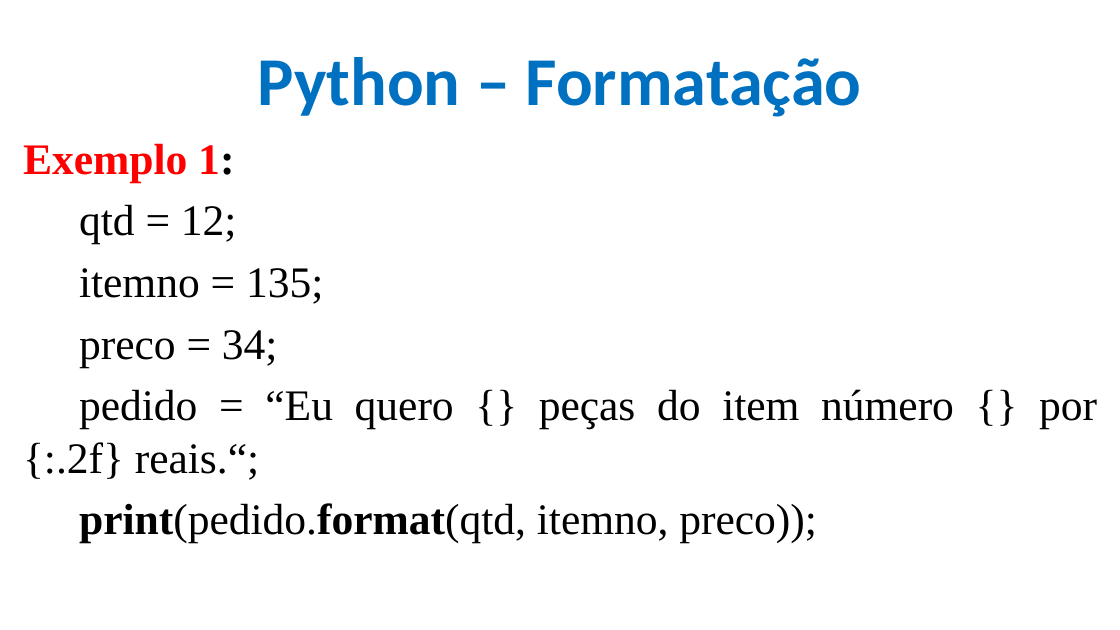
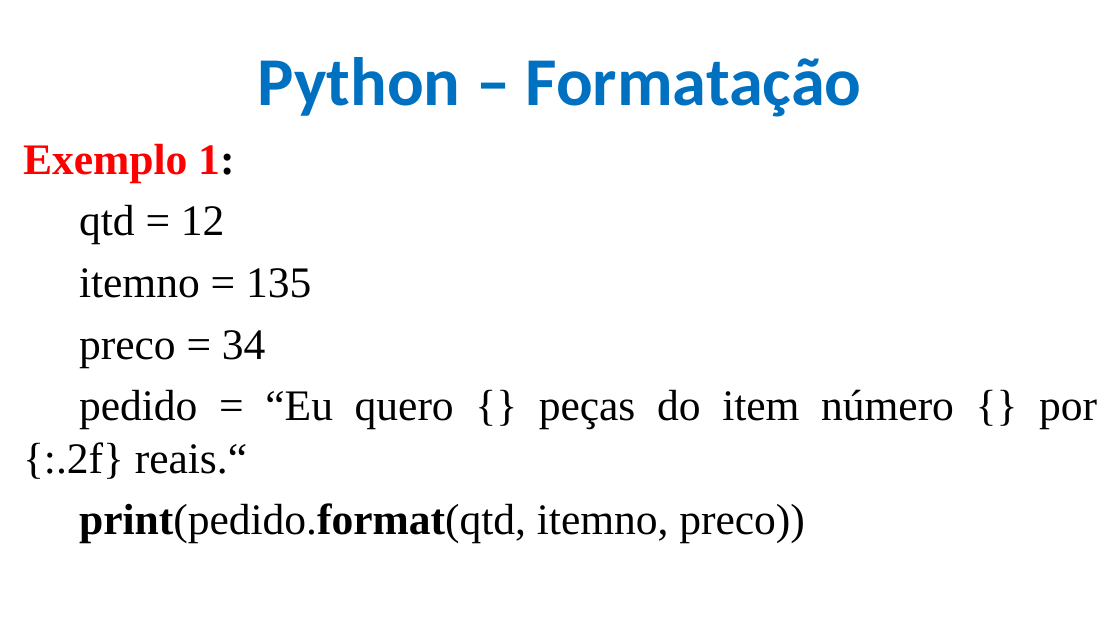
Before and after one commit to CloudEducationBrazil/WydenPythonParadigmas, a slide deck: slide 15 of 01 Classes/Aula 03 Programação Python - input output de Dados Formatação e Estrutura de Sequencial.pptx. Drawn at 1120x630 pixels with LibreOffice and Linux fonts; fonts in the diff are those of the drawing; background and template pictures are left out. Boxes give left, top, right and bottom in pixels: in the first picture for what was removed or moved away, otherwise in the second. Text is boxed around its words. In the diff, an @@ line names an element or a change of style, - is before the commit and + after.

```diff
--- a/01 Classes/Aula 03 Programação Python - input output de Dados Formatação e Estrutura de Sequencial.pptx
+++ b/01 Classes/Aula 03 Programação Python - input output de Dados Formatação e Estrutura de Sequencial.pptx
@@ text at (23, 204, 1097, 543): text changed @@
-qtd = 12;
-itemno = 135;
-preco = 34;
-pedido = “Eu quero {} peças do item número {} por {:.2f} reais.“;
-print(pedido.format(qtd, itemno, preco));
+qtd = 12
+itemno = 135
+preco = 34
+pedido = “Eu quero {} peças do item número {} por {:.2f} reais.“
+print(pedido.format(qtd, itemno, preco))
```
Also in this commit, not shown: 15 other slides changed, 8 other files.
